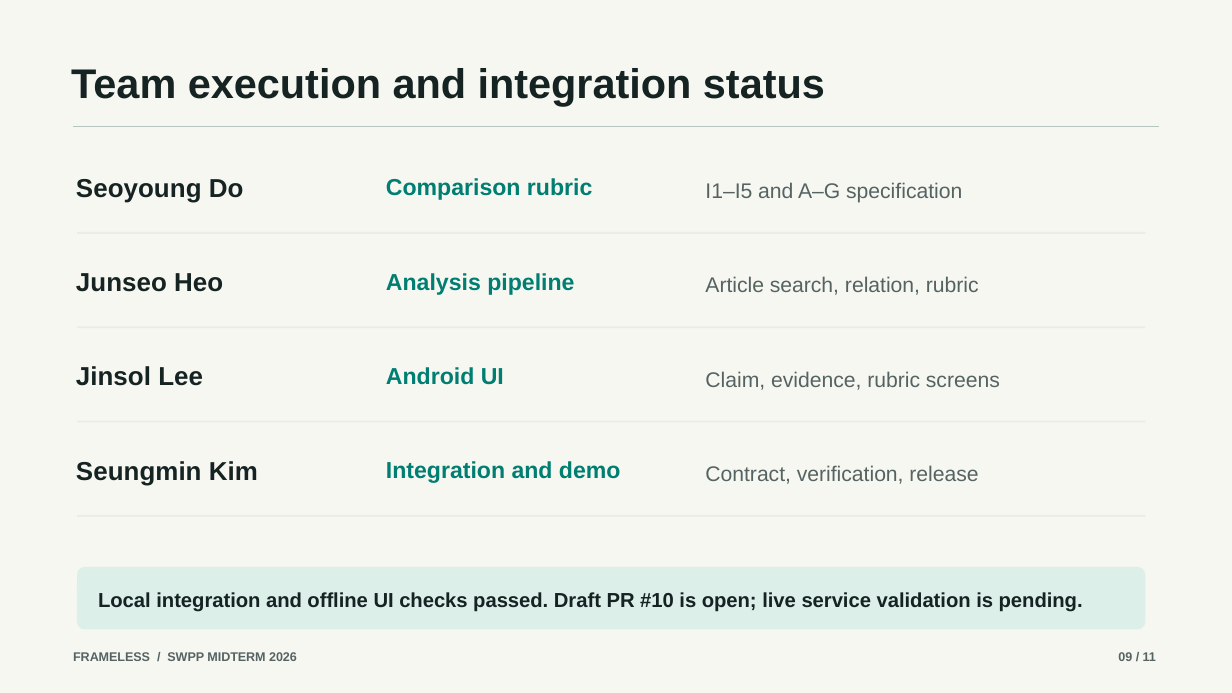
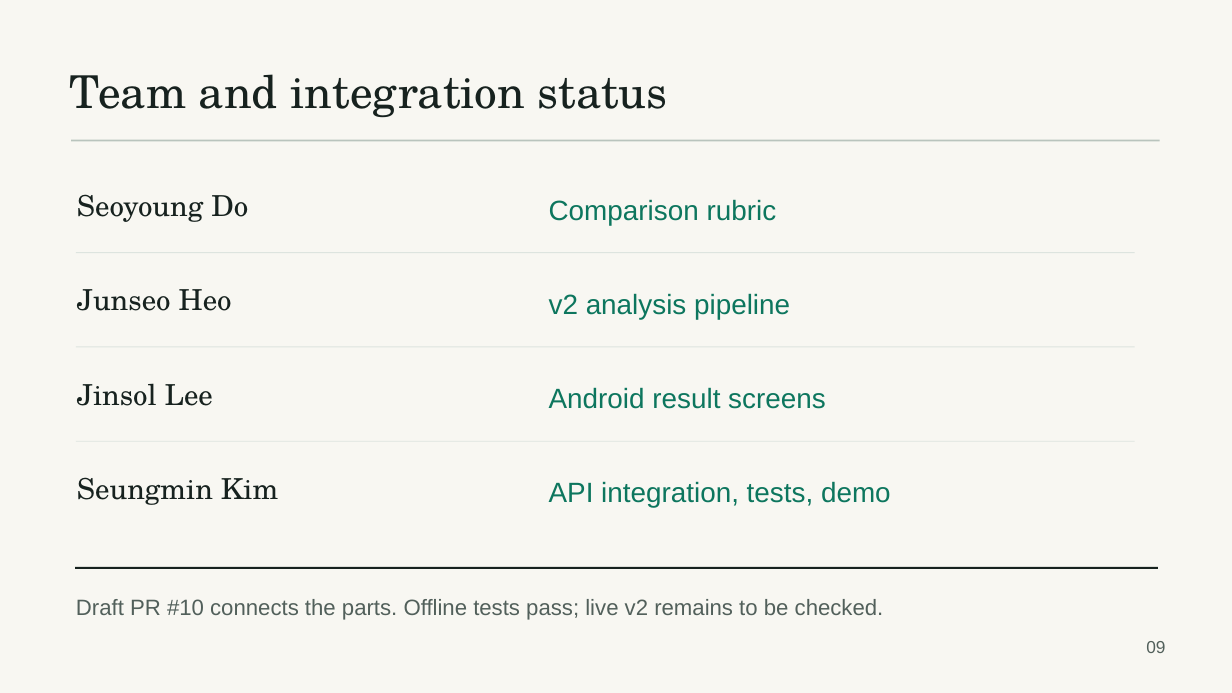
Before and after one commit to snuhcs-course/swpp-2026-project-team-05, a slide deck: slide 9 of docs/midterm-presentation-draft.pptx. Drawn at 1232x693 pixels with LibreOffice and Linux fonts; fonts in the diff are those of the drawing. Boxes give left, top, right and bottom in pixels: in the first picture for what was removed or moved away, otherwise in the second. Text is boxed around its words. In the diff, an @@ line names an element or a change of style, - is before the commit and + after.

Commit message:
Refresh Iteration 2 evidence and midterm slides

```diff
--- a/docs/midterm-presentation-draft.pptx
+++ b/docs/midterm-presentation-draft.pptx
@@ background #F7F7F1 to #F8F7F2 @@
@@ text at bbox=[69, 74, 668, 118]: text changed; size 32.2 to 35.2 pt; font Arial to TeX Gyre Schola; text colour #152323 to #17221F; bold off @@
-Team execution and integration status
+Team and integration status
@@ rectangle: place and size @@
-rectangle at bbox=[73, 126, 1159, 127]
+rectangle at bbox=[71, 140, 1160, 141]
@@ rectangle at bbox=[71, 140, 1160, 141]: fill #B7C4BF to #B9C4BD @@
@@ text "Seoyoung Do": place and size @@
-text "Seoyoung Do" at bbox=[76, 179, 244, 203]
+text "Seoyoung Do" at bbox=[77, 194, 248, 222]
@@ text "Comparison rubric": place and size @@
-text "Comparison rubric" at bbox=[386, 178, 592, 200]
+text "Comparison rubric" at bbox=[549, 199, 777, 225]
@@ text "Comparison rubric" at bbox=[549, 199, 777, 225]: size 18 to 21.8 pt, text colour #007E72 to #0D765E, bold off @@
@@ text removed at bbox=[705, 182, 962, 203] @@
-I1–I5 and A–G specification
@@ rectangle: place and size @@
-rectangle at bbox=[77, 232, 1145, 234]
+rectangle at bbox=[76, 252, 1135, 253]
@@ text "Junseo Heo": place and size @@
-text "Junseo Heo" at bbox=[76, 273, 223, 292]
+text "Junseo Heo" at bbox=[77, 289, 232, 311]
@@ text at bbox=[549, 293, 790, 319]: text changed; size 18 to 21.8 pt; text colour #007E72 to #0D765E; bold off @@
-Analysis pipeline
+v2 analysis pipeline
@@ text removed at bbox=[705, 276, 979, 295] @@
-Article search, relation, rubric
@@ fill #E9ECE8 to #DDE4DF in 3 elements at bbox=[76, 441, 1135, 442], bbox=[76, 252, 1135, 253], bbox=[76, 347, 1135, 348] @@
@@ rectangle: place and size @@
-rectangle at bbox=[77, 421, 1145, 422]
+rectangle at bbox=[76, 347, 1135, 348]
@@ size 20.2 to 22.5 pt, font Arial to TeX Gyre Schola, text colour #152323 to #17221F, bold off in 4 elements at bbox=[77, 194, 248, 222], bbox=[77, 477, 278, 505], bbox=[77, 289, 232, 311], bbox=[77, 383, 213, 406] @@
@@ text "Jinsol Lee": place and size @@
-text "Jinsol Lee" at bbox=[76, 366, 203, 386]
+text "Jinsol Lee" at bbox=[77, 383, 213, 406]
@@ text removed at bbox=[386, 367, 504, 385] @@
-Android UI
@@ text added at bbox=[549, 387, 826, 409], 21.8 pt, text #0D765E @@
+Android result screens
@@ text removed at bbox=[705, 371, 1000, 390] @@
-Claim, evidence, rubric screens
@@ rectangle: place and size @@
-rectangle at bbox=[77, 326, 1145, 328]
+rectangle at bbox=[76, 441, 1135, 442]
@@ text "Seungmin Kim": place and size @@
-text "Seungmin Kim" at bbox=[76, 461, 258, 486]
+text "Seungmin Kim" at bbox=[77, 477, 278, 505]
@@ text removed at bbox=[705, 465, 978, 484] @@
-Contract, verification, release
@@ text at bbox=[549, 481, 891, 508]: text changed; size 18 to 21.8 pt; text colour #007E72 to #0D765E; bold off @@
-Integration and demo
+API integration, tests, demo
@@ rectangle: place and size @@
-rectangle at bbox=[77, 515, 1145, 517]
+rectangle at bbox=[75, 567, 1158, 569]
@@ rectangle at bbox=[75, 567, 1158, 569]: fill #E9ECE8 to #17221F @@
@@ rounded rectangle removed at bbox=[77, 567, 1145, 630] @@
@@ text at bbox=[76, 599, 884, 620]: text changed; size 15.8 to 17.2 pt; text colour #152323 to #52605B; bold off @@
-Local integration and offline UI checks passed. Draft PR #10 is open; live service validation is pending.
+Draft PR #10 connects the parts. Offline tests pass; live v2 remains to be checked.
@@ text removed at bbox=[73, 652, 297, 661] @@
-FRAMELESS / SWPP MIDTERM 2026
@@ text at bbox=[1146, 641, 1165, 653]: text changed; size 9.8 to 13.5 pt; text colour #556363 to #52605B; bold off @@
-09 / 11
+09
```
Also in this commit, not shown: 3 other slides changed, 7 slides added, 7 slides removed, 7 other files.
